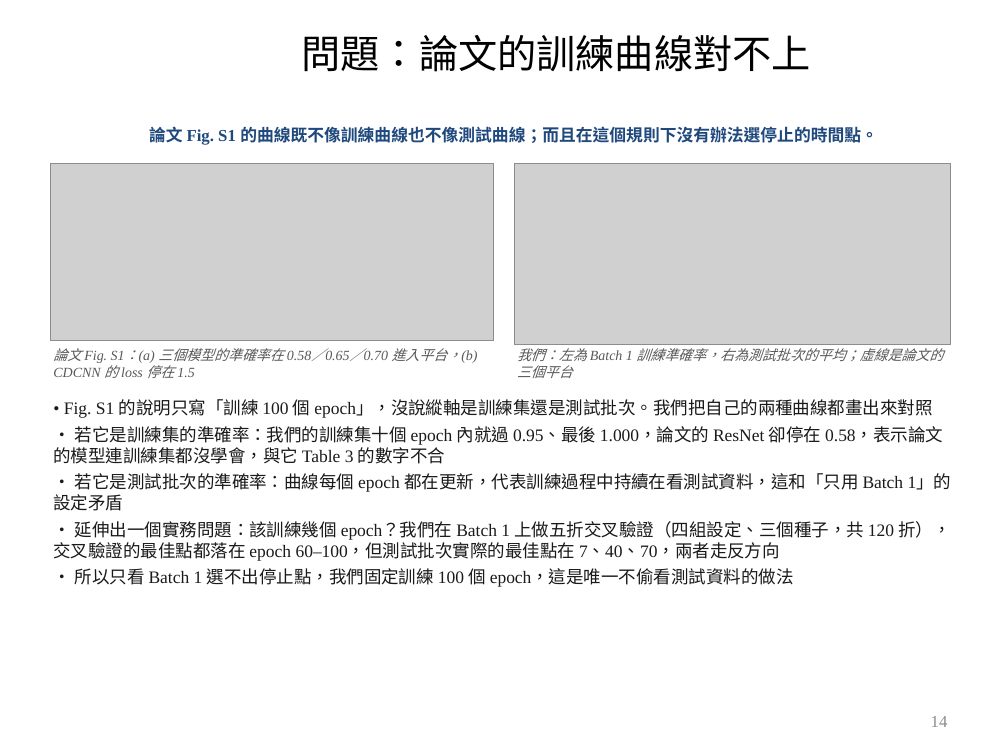
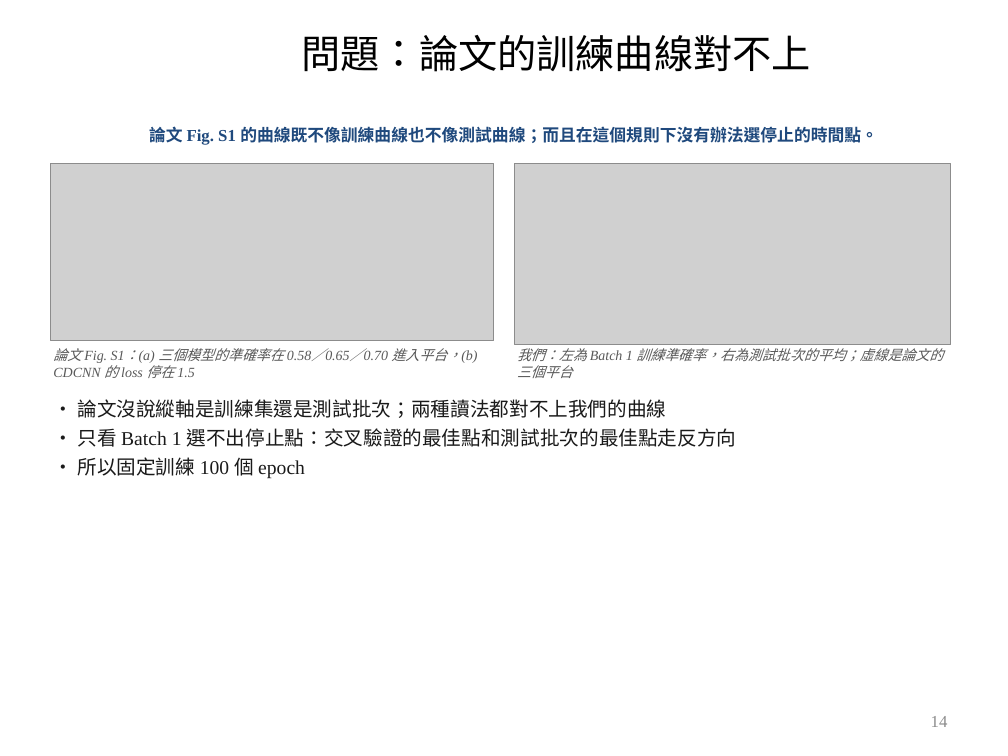
Before and after one commit to wintera1233/cdcnn, a slide deck: slide 14 of reports/09-22-merged.pptx. Drawn at 1008x756 pixels with LibreOffice and Linux fonts; fonts in the diff are those of the drawing; grey boxes stand for pictures; background and template pictures are left out. Boxes give left, top, right and bottom in pixels: in the first picture for what was removed or moved away, otherwise in the second. Text is boxed around its words. In the diff, an @@ line names an element or a change of style, - is before the commit and + after.

```diff
--- a/reports/09-22-merged.pptx
+++ b/reports/09-22-merged.pptx
@@ text at bbox=[77, 399, 737, 479]: text changed; size 12.5 to 14 pt @@
-• Fig. S1 的說明只寫「訓練 100 個 epoch」，沒說縱軸是訓練集還是測試批次。我們把自己的兩種曲線都畫出來對照
-• 若它是訓練集的準確率：我們的訓練集十個 epoch 內就過 0.95、最後 1.000，論文的 ResNet 卻停在 0.58，表示論文的模型連訓練集都沒學會，與它 Table 3 的數字不合
-• 若它是測試批次的準確率：曲線每個 epoch 都在更新，代表訓練過程中持續在看測試資料，這和「只用 Batch 1」的設定矛盾
-• 延伸出一個實務問題：該訓練幾個 epoch？我們在 Batch 1 上做五折交叉驗證（四組設定、三個種子，共 120 折），交叉驗證的最佳點都落在 epoch 60–100，但測試批次實際的最佳點在 7、40、70，兩者走反方向
-• 所以只看 Batch 1 選不出停止點，我們固定訓練 100 個 epoch，這是唯一不偷看測試資料的做法
+• 論文沒說縱軸是訓練集還是測試批次；兩種讀法都對不上我們的曲線
+• 只看 Batch 1 選不出停止點：交叉驗證的最佳點和測試批次的最佳點走反方向
+• 所以固定訓練 100 個 epoch
```
Also in this commit, not shown: 10 other slides changed, 2 other files.
